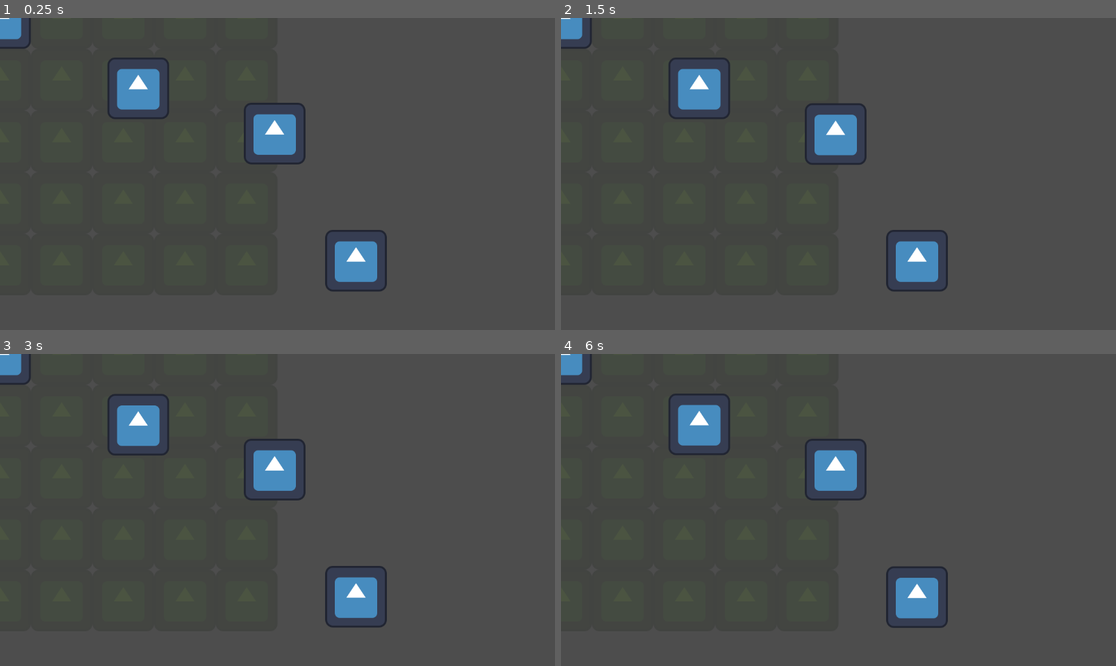
Above: before the commit, frames 1-4 (two rows, left to right).
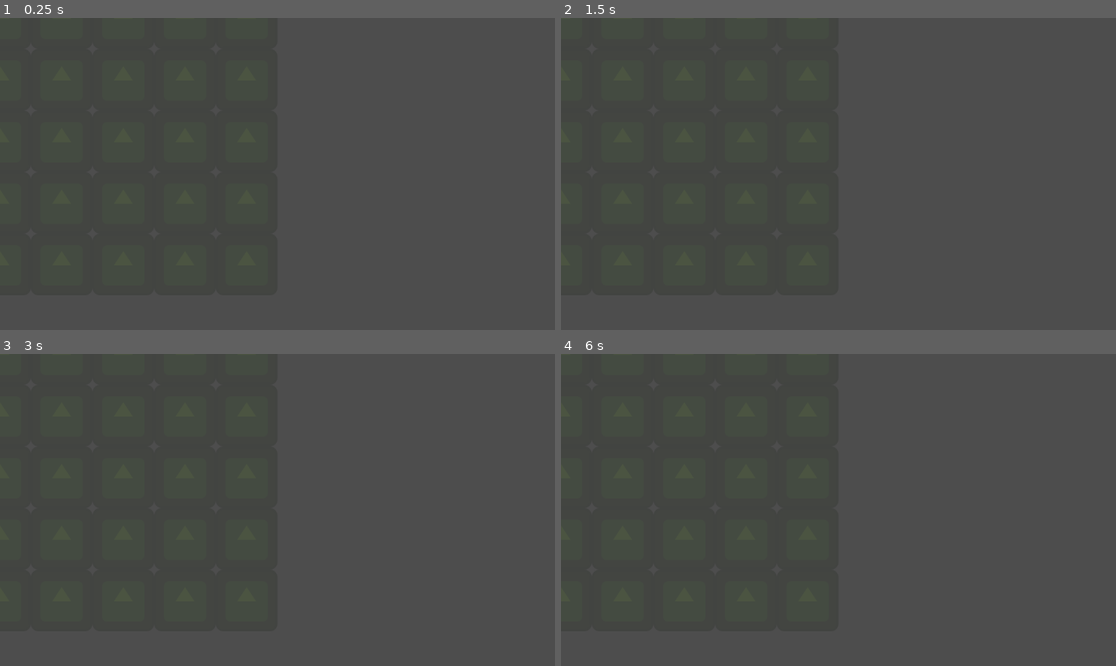
Above: after the commit, the same moments.

Repository: LorcanSmith/Armies
Game: Godot game, scene res://Scenes/Test Scenes/GridGeneration.tscn
Same seed, same stepped clock (60 frames per second), same inputs: the game is played once before the commit and once after it. The engine's default icon, where the game draws it, is replaced by a stand-in: a white triangle on a blue panel in a dark square.
Inputs (mouse positions are in pixels of both pictures, inside the frame that each line leads up to):
- Up to frame 1 (0.25 s): no input
- Up to frame 2 (1.5 s): tap Enter at 0.5 s; move the mouse to (699, 89) at 0.52 s; hold R 0.53-1.28 s; click (699, 89) at 0.67 s; tap Space at 1.25 s; move the mouse to (832, 133) at 1.27 s; tap R at 1.35 s; click (832, 133) at 1.42 s
- Up to frame 3 (3 s): tap Enter at 2 s; move the mouse to (138, 425) at 2.02 s; hold R 2.03-2.78 s; click (138, 425) at 2.17 s; tap Space at 2.75 s; tap R at 2.85 s; click (138, 425) at 2.92 s
- Up to frame 4 (6 s): tap Enter at 3.5 s; hold R 3.53-4.28 s; click (699, 425) at 3.67 s; tap Space at 4.25 s; tap R at 4.35, 5.85 s; click (699, 425) at 4.42 s; hold R 5.03-5.78 s; click (699, 425) at 5.17 s; move the mouse to (916, 597) at 5.77 s; click (916, 597) at 5.92 s

The runs differ from the first frame. In frame 1, 4.1% of the frame differs, in the area x 0-70%, y 0-88%; in frame 2, 4.1%; in frame 3, 4.1%; in frame 4, 4.1%.

Commit message:
Can sell units

Diff:
--- a/Prefabs/Shop Items/Common/testItem.tscn
+++ b/Prefabs/Shop Items/Common/testItem.tscn
@@ -3,3 +3,5 @@
 [ext_resource type="PackedScene" uid="uid://d26riwgg0v8nl" path="res://Prefabs/Shop Items/item.tscn" id="1_l0tt3"]
 
 [node name="Item" instance=ExtResource("1_l0tt3")]
+buy_cost = 10
+sell_cost = 5
--- /dev/null
+++ b/Prefabs/Shop Items/shop_manager.tscn
@@ -0,0 +1,39 @@
+[gd_scene load_steps=5 format=3 uid="uid://d4h2dufyod7as"]
+
+[ext_resource type="Script" path="res://Scripts/Shop/shop_manager.gd" id="1_0fc1a"]
+[ext_resource type="Script" path="res://Scripts/Shop/shop_item_generator.gd" id="2_v5hhx"]
+[ext_resource type="Texture2D" uid="uid://fx6vipkd6jt3" path="res://icon.svg" id="3_ew2it"]
+
+[sub_resource type="RectangleShape2D" id="RectangleShape2D_4adb8"]
+size = Vector2(122, 127)
+
+[node name="ShopManager" type="Node2D"]
+script = ExtResource("1_0fc1a")
+
+[node name="ShopItemGenerator" type="Node2D" parent="."]
+script = ExtResource("2_v5hhx")
+
+[node name="TestLocation1" type="Node2D" parent="ShopItemGenerator"]
+position = Vector2(136, 494)
+
+[node name="TestLocation2" type="Node2D" parent="ShopItemGenerator"]
+position = Vector2(337, 486)
+
+[node name="TestLocation3" type="Node2D" parent="ShopItemGenerator"]
+position = Vector2(555, 469)
+
+[node name="TestLocation4" type="Node2D" parent="ShopItemGenerator"]
+position = Vector2(739, 504)
+
+[node name="SellLocation" type="Node2D" parent="ShopItemGenerator"]
+modulate = Color(0.959821, 0, 0.391569, 1)
+position = Vector2(920, 475)
+
+[node name="Area2D" type="Area2D" parent="ShopItemGenerator/SellLocation" groups=["sell_location"]]
+
+[node name="CollisionShape2D" type="CollisionShape2D" parent="ShopItemGenerator/SellLocation/Area2D"]
+position = Vector2(-2, -1.5)
+shape = SubResource("RectangleShape2D_4adb8")
+
+[node name="Sprite2D" type="Sprite2D" parent="ShopItemGenerator/SellLocation"]
+texture = ExtResource("3_ew2it")
--- a/Scenes/Test Scenes/GridGeneration.tscn
+++ b/Scenes/Test Scenes/GridGeneration.tscn
@@ -1,23 +1,8 @@
-[gd_scene load_steps=3 format=3 uid="uid://dnwdnehmu8uoy"]
+[gd_scene load_steps=2 format=3 uid="uid://dnwdnehmu8uoy"]
 
 [ext_resource type="Script" path="res://Scripts/Grid/grid_generation.gd" id="1_6wxo7"]
-[ext_resource type="Script" path="res://Scripts/Shop/shop_item_generator.gd" id="2_lmhua"]
 
 [node name="GridGeneration" type="Node2D"]
 script = ExtResource("1_6wxo7")
 grid_width = 5
 grid_height = 5
-
-[node name="ArmyBuilder" type="Node2D" parent="."]
-script = ExtResource("2_lmhua")
-
-[node name="TestLocation1" type="Node2D" parent="ArmyBuilder"]
-
-[node name="TestLocation2" type="Node2D" parent="ArmyBuilder"]
-position = Vector2(287, 146)
-
-[node name="TestLocation3" type="Node2D" parent="ArmyBuilder"]
-position = Vector2(570, 240)
-
-[node name="TestLocation4" type="Node2D" parent="ArmyBuilder"]
-position = Vector2(739, 504)
--- /dev/null
+++ b/Scenes/Test Scenes/Shop.tscn
@@ -0,0 +1,10 @@
+[gd_scene load_steps=3 format=3 uid="uid://c7nocrafqpgb0"]
+
+[ext_resource type="PackedScene" uid="uid://d4h2dufyod7as" path="res://Prefabs/Shop Items/shop_manager.tscn" id="1_t5ow2"]
+[ext_resource type="PackedScene" uid="uid://dnwdnehmu8uoy" path="res://Scenes/Test Scenes/GridGeneration.tscn" id="3_d5ww3"]
+
+[node name="ShopScene" type="Node2D"]
+
+[node name="ShopManager" parent="." instance=ExtResource("1_t5ow2")]
+
+[node name="GridGeneration" parent="." instance=ExtResource("3_d5ww3")]
--- a/Scripts/Shop/item.gd
+++ b/Scripts/Shop/item.gd
@@ -4,16 +4,27 @@
 #Items that aren't units do not need an ID
 @export var unit : int = -1
 
+#The shop manager keeps track of player money
+var shop_manager : Node2D
+
 #How much it costs to buy the item
 @export var buy_cost : int = 0
 #How much money you get from selling the item
 @export var sell_cost : int = 0
+#Keeps track if the player has bought the unit yet. Stops the player from selling
+#items that haven't been bought yet, as well as making sure the player pays for items
+var bought : bool = false
 
 #Set when the player is placing the object. When this item is hovering over
 #a tile, the tile is set below. Then when the player "places" the item, we use
 #this variable to work out which node to put the item on. Also used for snapping
 #the sprite to the grid
 var tile_currently_over : Node2D = null
+
+#Used to keep track of if the player is holding the item over the sell area
+#If they let go of the item whilst this is set to true, the item will sell
+var item_on_sell_location : bool = false
+
 #The child sprite which is the visuals for the item
 var sprite : Sprite2D
 
@@ -24,6 +35,7 @@
 
 func _ready() -> void:
 	sprite = find_child("Sprite2D")
+	shop_manager = find_parent("ShopManager")
 
 #Called when the mouse is hovering over
 func _on_area_2d__mouse_collision_mouse_entered() -> void:
@@ -71,24 +83,48 @@
 
 #Called when the player attempts to place the item on a tile
 func attempt_to_place():
-	##TODO
-	##Check if the player has enough money
 	##NOTE - Will need to be updated when boosts are added as they won't be placed on a tile
 
-	#If there is an available tile underneath the unit, then we can place it
-	if(tile_currently_over != null and tile_currently_over.is_empty):
-		#Tells the tile that the unit is placed on to no longer be empty
-		#and tells the tile what the unit is
-		tile_currently_over.unit_placed_on(self)
-		#Set the units' parent to be the tile that it is placed on
-		self.reparent(tile_currently_over)
-	#Not enough money or not a valid tile will reset the node back to the shop item locaiton
+	#The player is trying to sell the item and the item has already been bought
+	if(item_on_sell_location and bought):
+		sell_item()
+
+	#If the item has been bought already
+	if(bought):
+		#If there is an available tile underneath the unit, then we can place it
+		if(tile_currently_over != null and tile_currently_over.is_empty):
+			place_item()
+		#Not enough money or not a valid tile will reset the node back to the shop item locaiton
+		else:
+			#Resets position back to parent which is the item shop location or
+			self.position = Vector2(0,0)
 	else:
-		#Resets position back to parent which is the item shop location or
-		self.position = Vector2(0,0)
+		if(shop_manager.money >= buy_cost):
+			#If there is an available tile underneath the unit, then we can place it
+			if(tile_currently_over != null and tile_currently_over.is_empty):
+				#Spend the money required to buy the item
+				shop_manager.change_money(buy_cost)
+				#Change the item to be bought
+				bought = true
+				place_item()
+			#Not enough money or not a valid tile will reset the node back to the shop item locaiton
+			else:
+				#Resets position back to parent which is the item shop location or
+				self.position = Vector2(0,0)
+#Called when an attempt_to_place is sucessful
+func place_item():
+	#Tells the tile that the unit is placed on to no longer be empty
+	#and tells the tile what the unit is
+	tile_currently_over.unit_placed_on(self)
+	#Set the units' parent to be the tile that it is placed on
+	self.reparent(tile_currently_over)
+
 #Called when the player sells the item
 func sell_item():
-	pass
+	#Gives the player money for selling an item
+	shop_manager.change_money(-sell_cost)
+	#Deltes the item
+	queue_free()
 
 func _on_area_2d_area_entered(area: Area2D) -> void:
 	#If the area is a tile and the item is picked up, following the mouse
@@ -96,6 +132,9 @@
 		#Set the tile which we are currently over. This is so we can snap the
 		#Sprite2D to the tiles' location
 		tile_currently_over = area.get_parent()
+	#The player is holding the item over the sell area location
+	elif(area.is_in_group("sell_location")):
+		item_on_sell_location = true
 func _on_area_2d_area_exited(area: Area2D) -> void:
 	#If the area we just left is the current tile the sprite is snapping to
 	if(area.get_parent() == tile_currently_over):
@@ -104,3 +143,6 @@
 		#Reset the sprite position back to the parent node which is following
 		#the mouse
 		sprite.position = Vector2(0,0)
+	#The player has stopped holding the item over the sell area location
+	elif(area.is_in_group("sell_location")):
+		item_on_sell_location = false
--- /dev/null
+++ b/Scripts/Shop/shop_manager.gd
@@ -0,0 +1,12 @@
+extends Node
+
+#Amount of money the player can spend each turn
+@export var money = 30
+
+func _ready() -> void:
+	print("Money: $" + str(money))
+
+#Called when we want to add or take away money
+func change_money(amount : int):
+	money -= amount
+	print("Money: $" + str(money))
--- a/project.godot
+++ b/project.godot
@@ -18,3 +18,4 @@
 [global_group]
 
 tile="Group for map tile nodes"
+sell_location="Area which triggers selling a unit"
